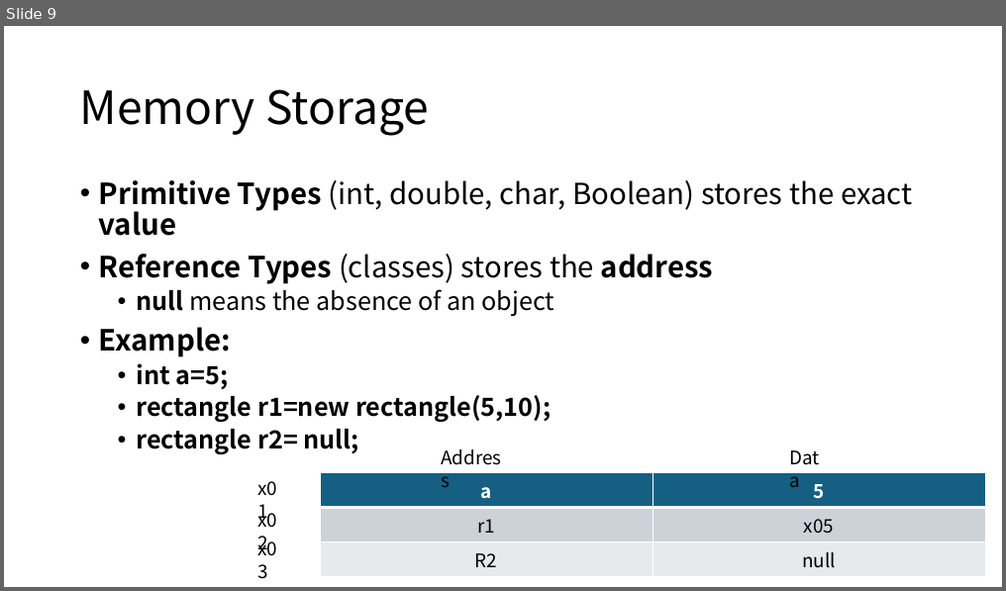
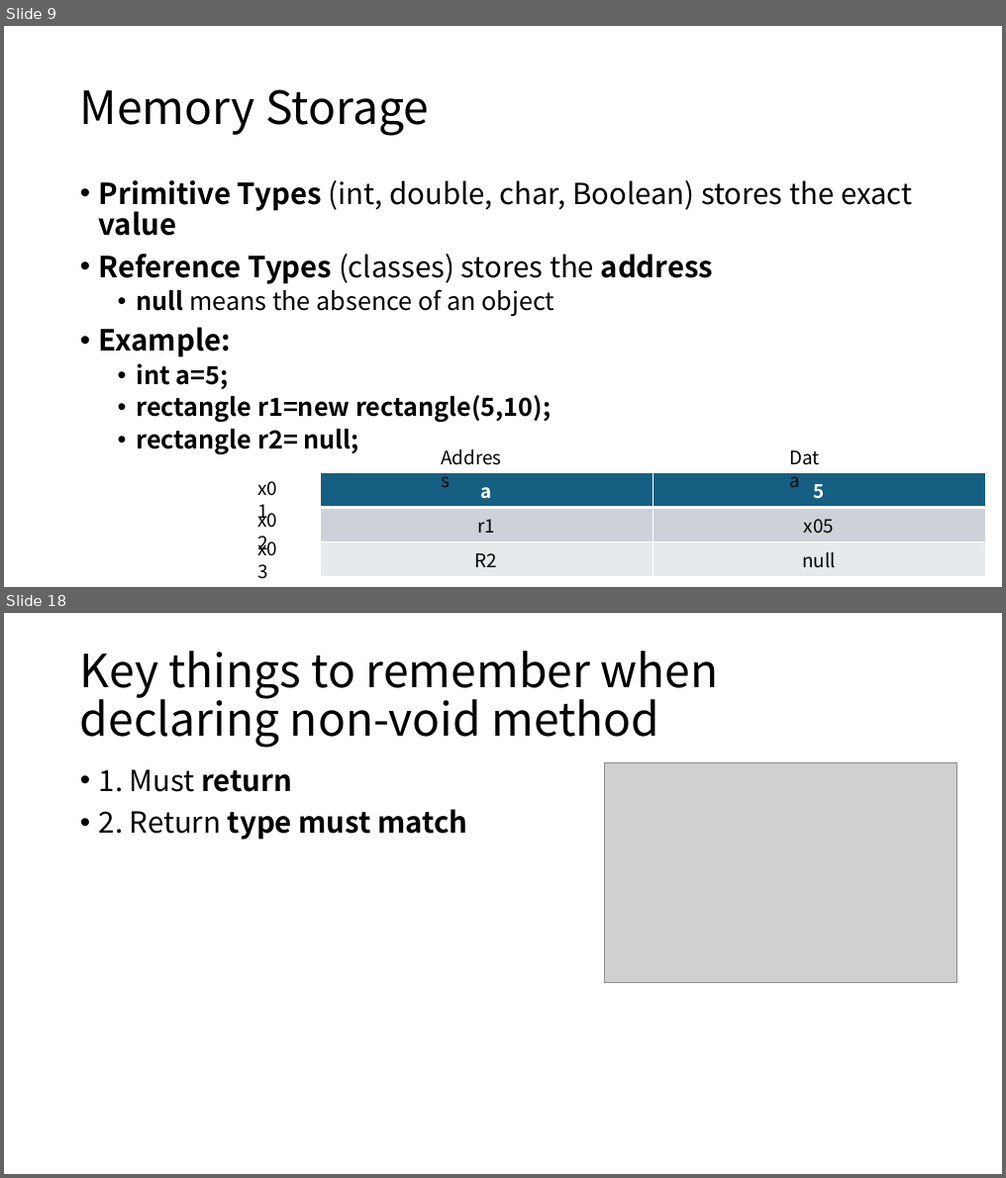
Before and after one commit to siw028/siwen.github.io, a slide deck: files/APCSA/Unit2.pptx. Shown one above the other, each under a label of ours: slide 9 before the commit, slides 9 and 18 after it; the slides between them are not shown. The pictures are 1006x591 and 1006x1178 pixels, drawn with LibreOffice and Linux fonts; fonts in the diff are those of the drawing; grey boxes stand for pictures. Boxes give left, top, right and bottom in pixels: in the first picture for what was removed or moved away, otherwise in the second. Text is boxed around its words. In the diff, an @@ line names an element or a change of style, - is before the commit and + after.

```diff
--- a/files/APCSA/Unit2.pptx
+++ b/files/APCSA/Unit2.pptx
@@ slide 18 added at bbox=[4, 613, 1002, 1174], background #FFFFFF @@
@@ title added at bbox=[80, 651, 718, 748], 44 pt, text #000000 @@
+Key things to remember when declaring non-void method
@@ text added at bbox=[99, 769, 468, 840], 28 pt, text #000000, bold @@
+• 1. Must return
+• 2. Return type must match
@@ picture added at bbox=[604, 762, 957, 983] @@
```
Also in this commit, not shown: 24 other slides added.
